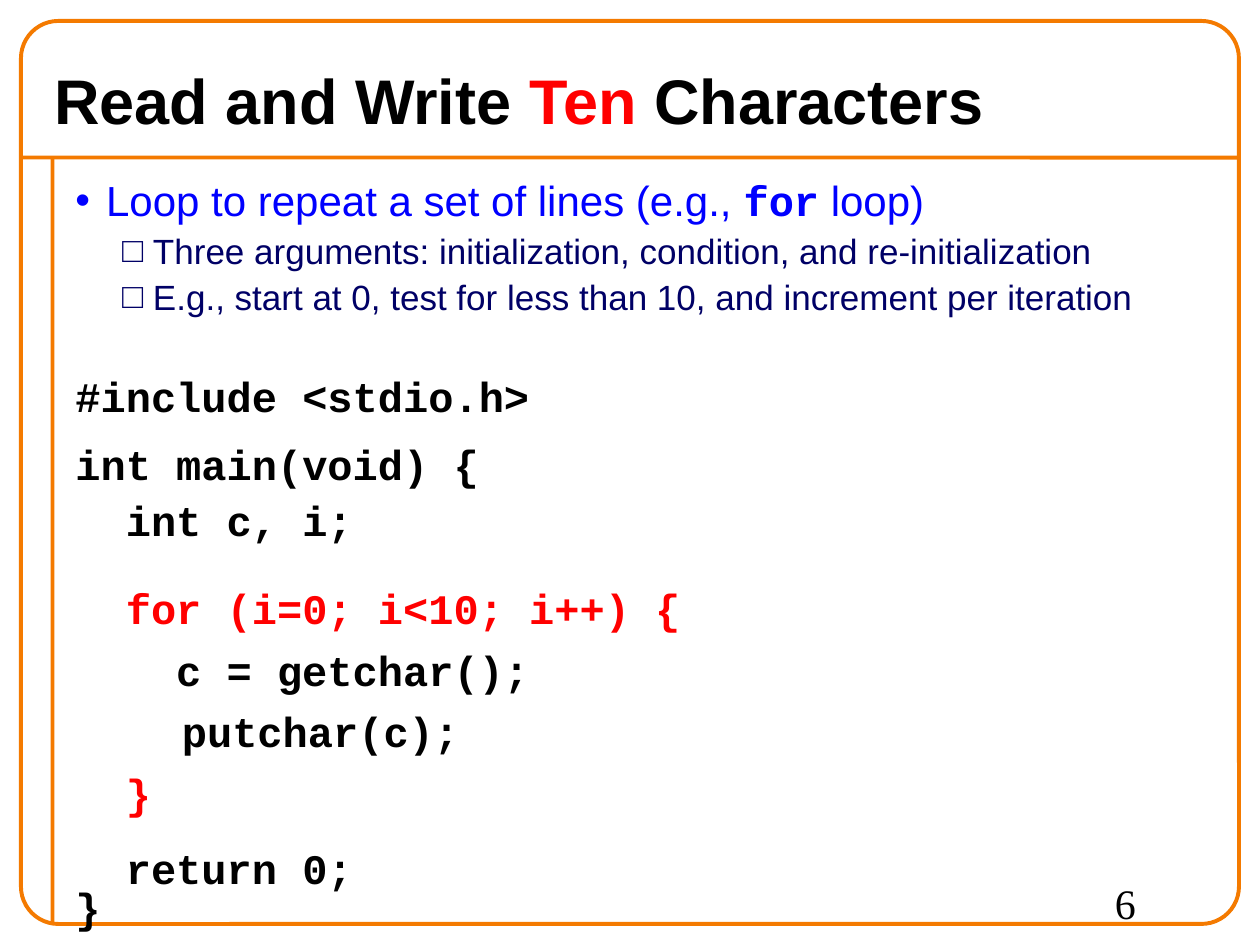
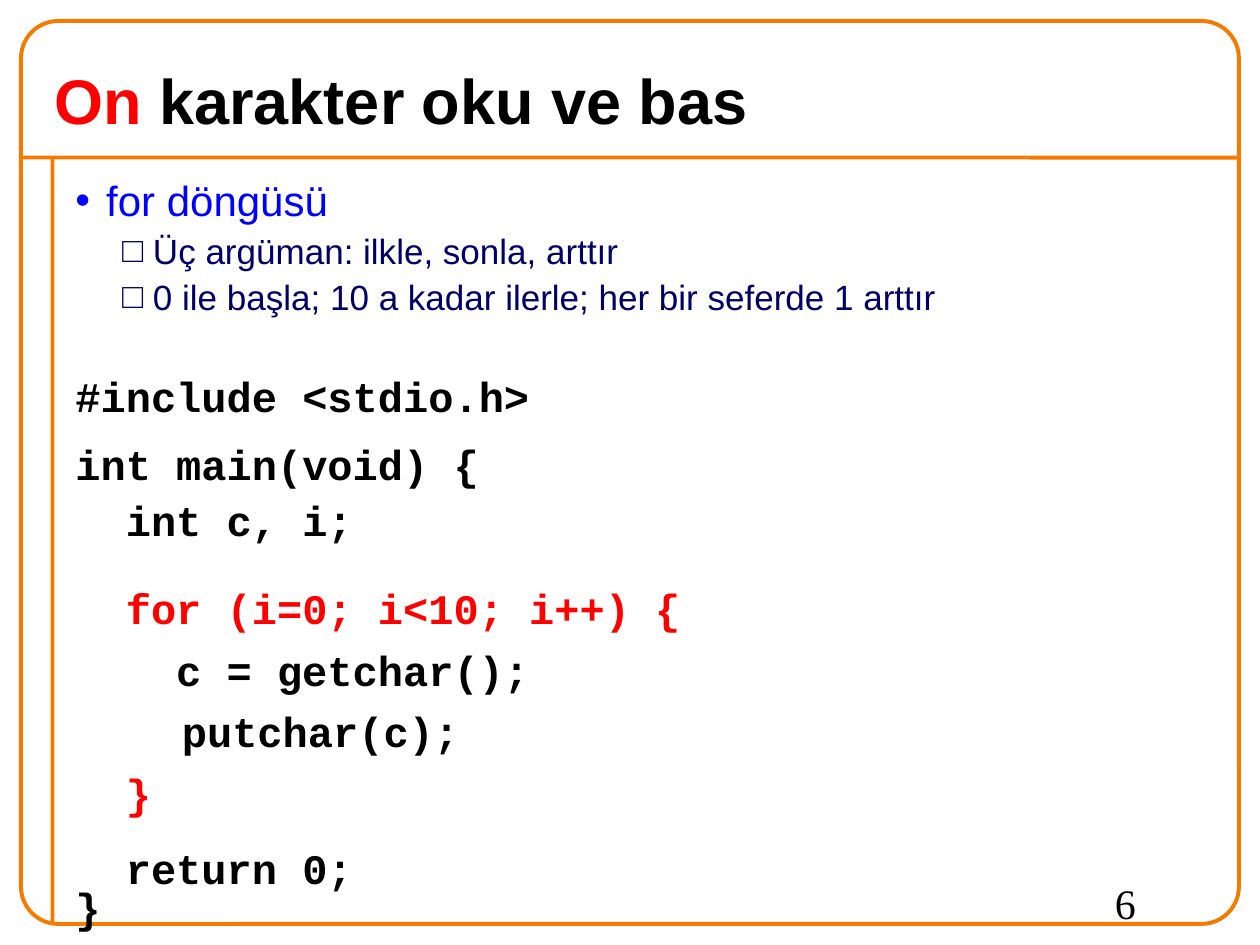
Before and after one commit to 19ceng/ceng201pro, a slide deck: slide 6 of 02chIO.odp. Drawn at 1260x945 pixels with LibreOffice and Linux fonts; fonts in the diff are those of the drawing; background and template pictures are left out. Boxes give left, top, right and bottom in pixels: in the first picture for what was removed or moved away, otherwise in the second. Text is boxed around its words. In the diff, an @@ line names an element or a change of style, - is before the commit and + after.

```diff
--- a/02chIO.odp
+++ b/02chIO.odp
@@ title at [54,78,747,125]: text changed @@
-Read and Write Ten Characters
+On karakter oku ve bas
@@ text at [106,185,935,317]: text changed @@
-• Loop to repeat a set of lines (e.g., for loop)
-  □ Three arguments: initialization, condition, and re-initialization
-  □ E.g., start at 0, test for less than 10, and increment per iteration
+• for döngüsü
+  □ Üç argüman: ilkle, sonla, arttır
+  □ 0 ile başla; 10 a kadar ilerle; her bir seferde 1 arttır
```
Also in this commit, not shown: 29 other slides changed, 11 slides added, 12 slides removed, 2 other files.
